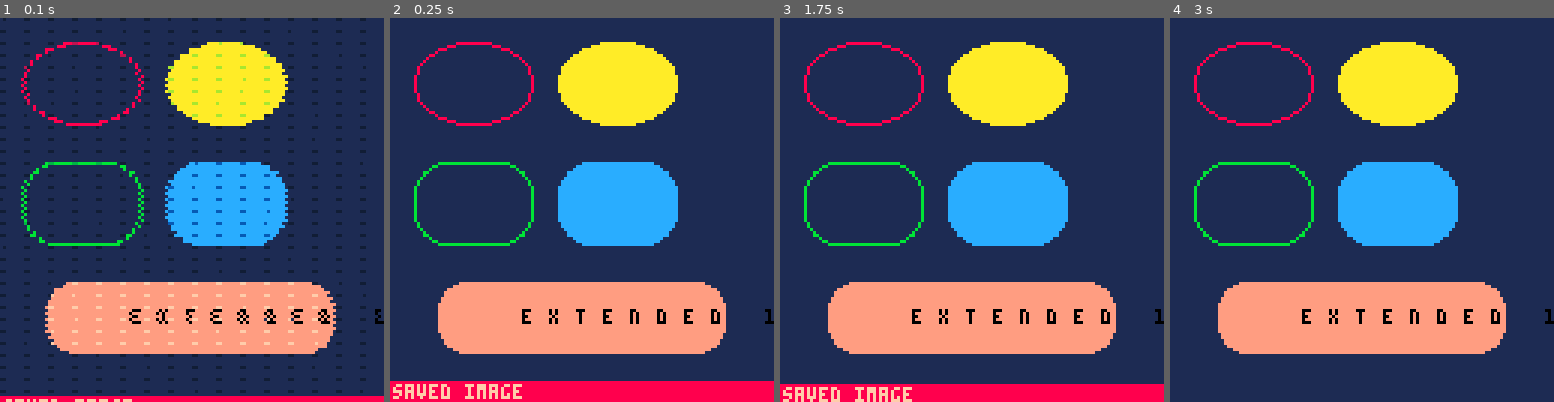
Above: before the commit, frames 1-4 (left to right).
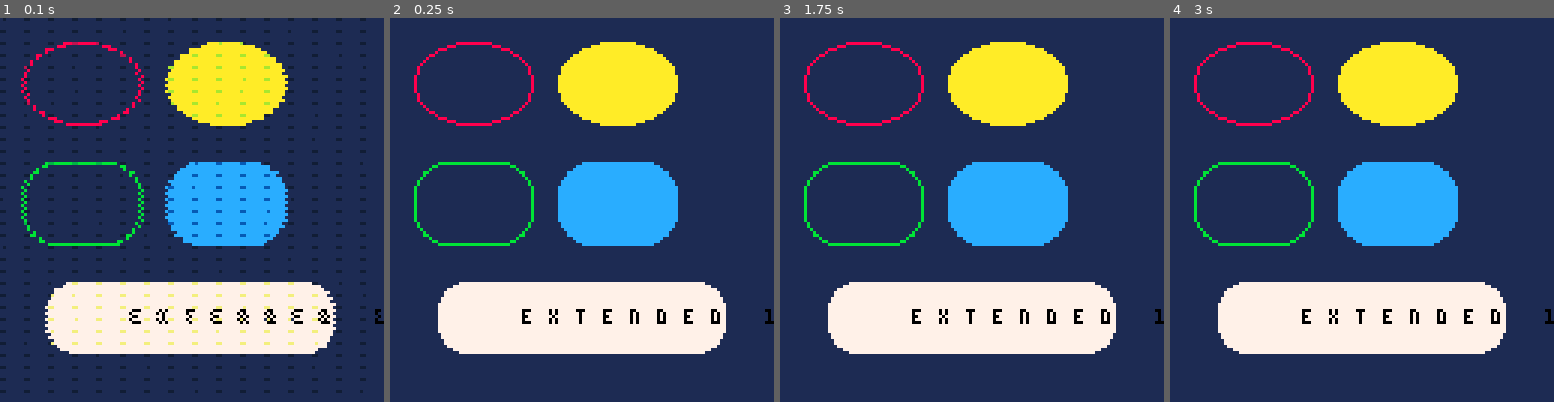
Above: after the commit, the same moments.

Repository: YinsenW/Aico-8
Game: PICO-8 cartridge tests/conformance/probes/curved_raster.p8
Two runs of this game, one before a commit and one after it. Both use one fixed random seed, a clock stepped at 60 frames per second and the inputs below.
Inputs:
- Up to frame 1 (0.1 s): no input
- Up to frame 2 (0.25 s): no input
- Up to frame 3 (1.75 s): no input
- Up to frame 4 (3 s): no input

The runs differ from the first frame. In frame 1, 15% of the frame differs, in the area x 0-100%, y 68-100%; in frame 2, 19%; in frame 3, 18%; in frame 4, 13%.

Commit message:
fix: match official curved raster semantics

Diff:
--- a/tests/conformance/probes/curved_raster.p8
+++ b/tests/conformance/probes/curved_raster.p8
@@ -90,8 +90,8 @@
 pal(7,143,1)
 rrectfill(16,88,96,24,8,7)
 print("extended 143",33,97,0)
-extcmd("set_filename","curved_raster")
-extcmd("screen",1,1)
+cursor(-16,-16,1)
 
-function _draw()
-end
+-- Education Edition does not expose the desktop screenshot command. This
+-- top-level probe qualifies diagnostic events only; visual evidence requires
+-- a separate declared live-frame capture so the shell cannot alter the image.
Not shown, changed: docs/DEVELOPMENT.md
Not shown, added: governance/evidence/official-education-curved-raster-differential.json
Not shown, changed: governance/evidence/official-education-file-selection-blocker.json
Not shown, changed: governance/project.json
Not shown, changed: runtime/core/src/raster.cpp
Not shown, changed: runtime/core/tests/core_tests.cpp
Not shown, changed: runtime/core/tests/vm_tests.cpp
Not shown, changed: scripts/capture-implementation-curved-raster.test.mjs
Not shown, changed: scripts/lib/official-probe-capture.test.mjs
Not shown, added: tests/conformance/expected/curved_raster.json
Not shown, changed: tests/conformance/matrix.json
